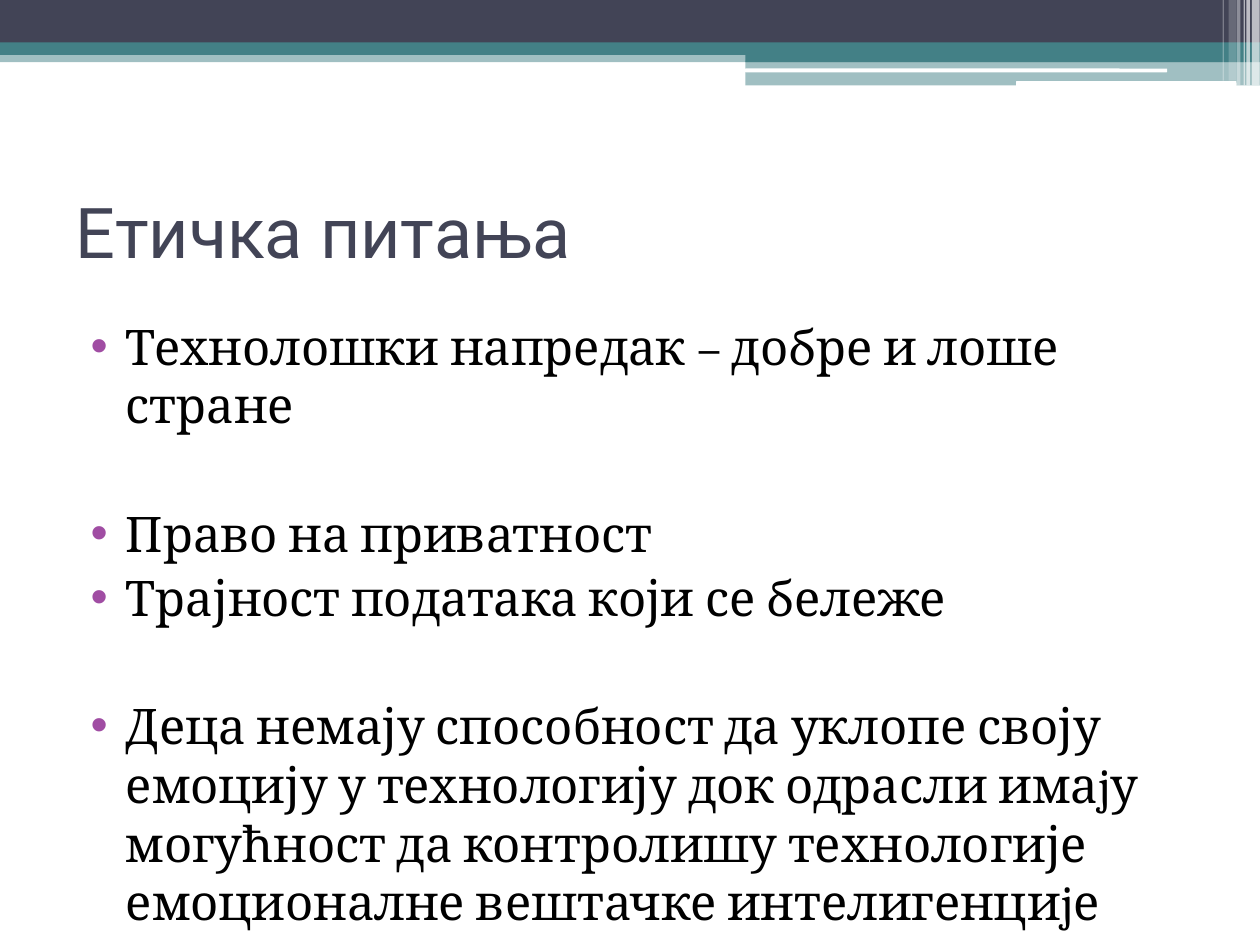
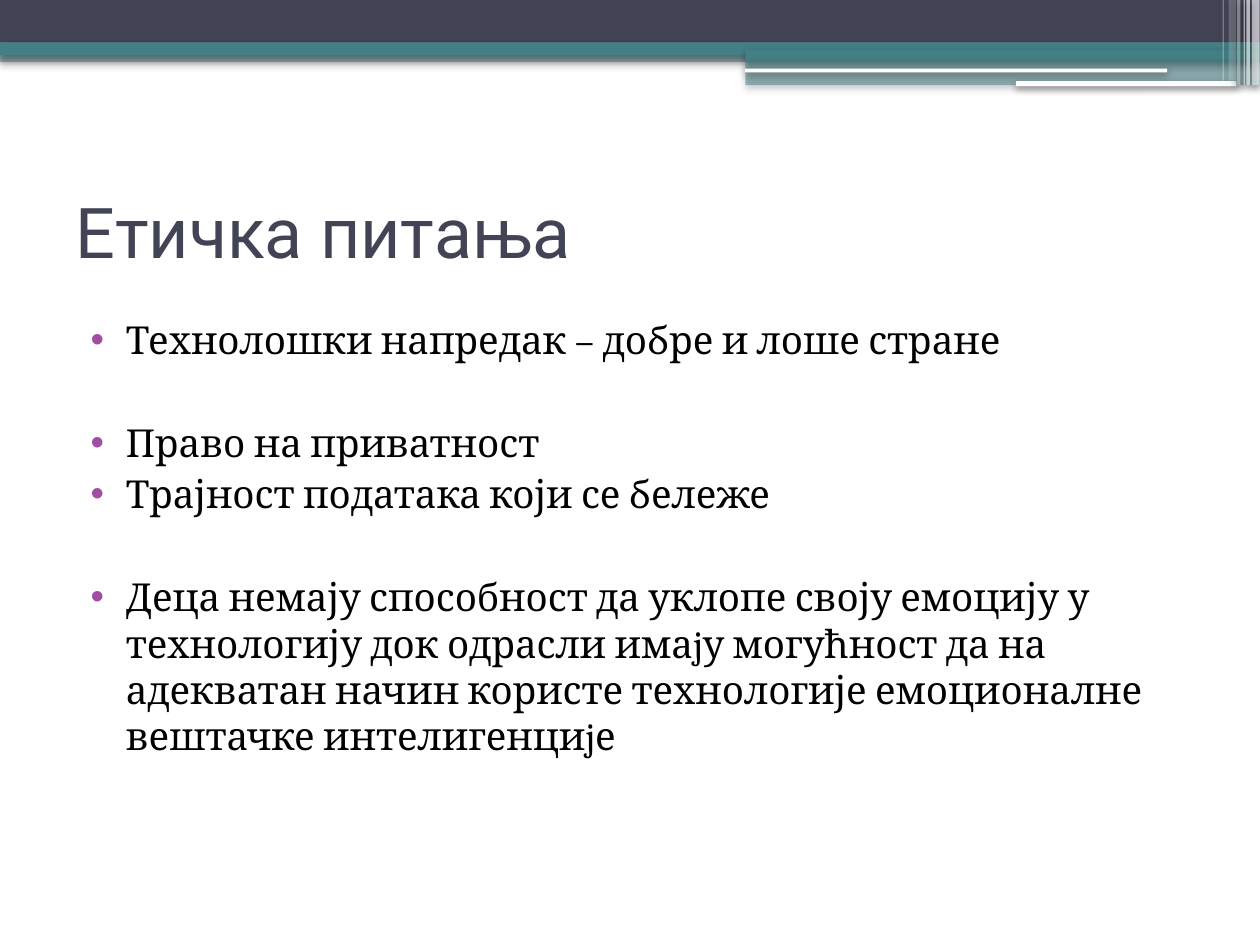
Before and after one commit to vukvuk21/RID, a slide deck: slide 7 of rid_2022_seminarski/mi17127_Milic_Jovan/predavanje_2/prezentacija_original.pptx. Drawn at 1260x945 pixels with LibreOffice and Linux fonts; fonts in the diff are those of the drawing. Boxes give left, top, right and bottom in pixels: in the first picture for what was removed or moved away, otherwise in the second. Text is boxed around its words. In the diff, an @@ line names an element or a change of style, - is before the commit and + after.

```diff
--- a/rid_2022_seminarski/mi17127_Milic_Jovan/predavanje_2/prezentacija_original.pptx
+++ b/rid_2022_seminarski/mi17127_Milic_Jovan/predavanje_2/prezentacija_original.pptx
@@ shadow on in 13 elements at (x1=0, y1=50, x2=1260, y2=62), (x1=0, y1=0, x2=1260, y2=43), (x1=0, y1=43, x2=1260, y2=55), (x1=746, y1=49, x2=1260, y2=62), (x1=746, y1=60, x2=1260, y2=86), (x1=745, y1=68, x2=1167, y2=72), (x1=1016, y1=81, x2=1236, y2=86), (x1=1252, y1=0, x2=1260, y2=86), (x1=1246, y1=0, x2=1250, y2=86), (x1=1244, y1=0, x2=1245, y2=86), (x1=1237, y1=0, x2=1241, y2=86), (x1=1228, y1=0, x2=1236, y2=81), (x1=1222, y1=0, x2=1223, y2=81) @@
@@ text at (x1=126, y1=324, x2=1000, y2=518): size 28 to 22 pt in "Технолошки напредак – добре и лоше стране", "Право на приватност", "Трајност података који се бележе" @@
@@ text at (x1=126, y1=581, x2=1142, y2=751): text changed; size 28 to 22 pt @@
-• Деца немају способност да уклопе своју емоцију у технологију док одрасли имаjу могућност да контролишу технологије емоционалне вештачке интелигенциjе
+• Деца немају способност да уклопе своју емоцију у технологију док одрасли имаjу могућност да на адекватан начин користе технологије емоционалне вештачке интелигенциjе
```
Also in this commit, not shown: 17 other slides changed, 1 other file.
